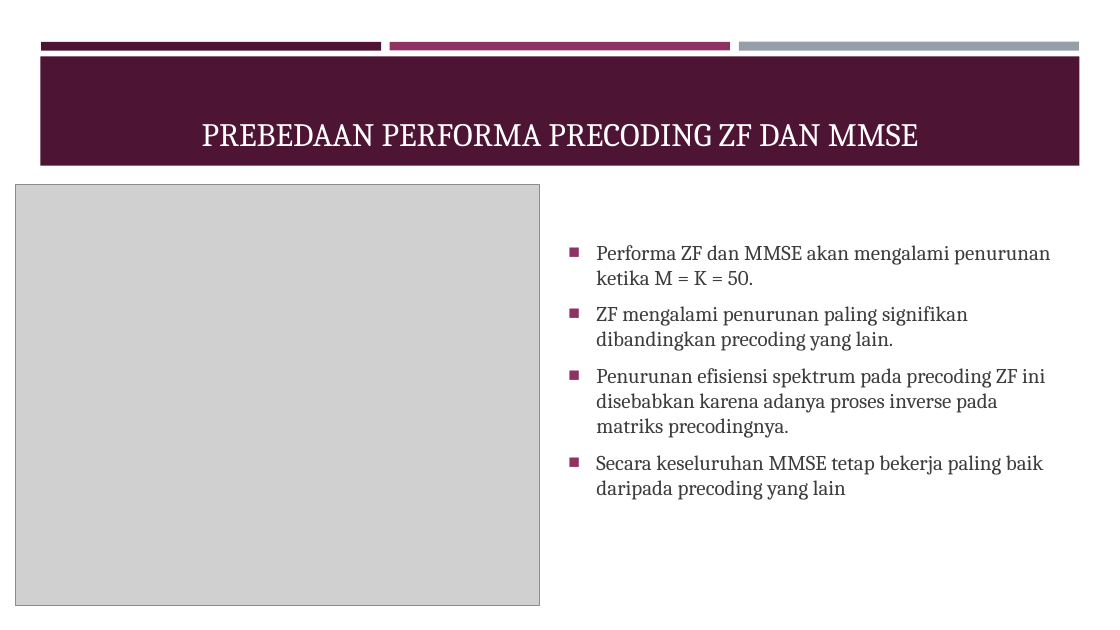
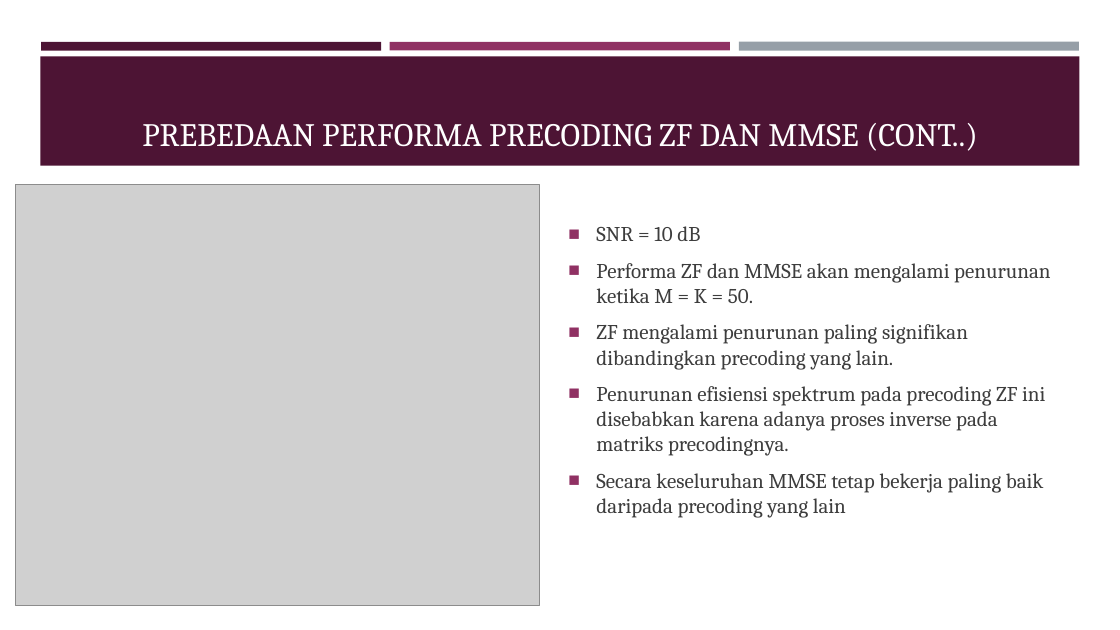
Before and after one commit to pudjamansyurin/al-massive-mimo, a slide deck: slide 20 of DOC/SIDANG TESIS/presentasi [Autosaved].pptx (slide 22 before the commit). Drawn at 1120x630 pixels with LibreOffice and Linux fonts; fonts in the diff are those of the drawing; grey boxes stand for pictures. Boxes give left, top, right and bottom in pixels: in the first picture for what was removed or moved away, otherwise in the second. Text is boxed around its words. In the diff, an @@ line names an element or a change of style, - is before the commit and + after.

```diff
--- a/DOC/SIDANG TESIS/presentasi [Autosaved].pptx
+++ b/DOC/SIDANG TESIS/presentasi [Autosaved].pptx
@@ title at (142,123,978,151): text changed @@
-PREBEDAAN PERFORMA PRECODING ZF DAN MMSE
+PREBEDAAN PERFORMA PRECODING ZF DAN MMSE (CONT..)
@@ text at (596,226,700,241): paragraph added @@
+■ SNR = 10 dB
```
Also in this commit, not shown: 14 other slides changed, 7 slides removed, 4 other files.
